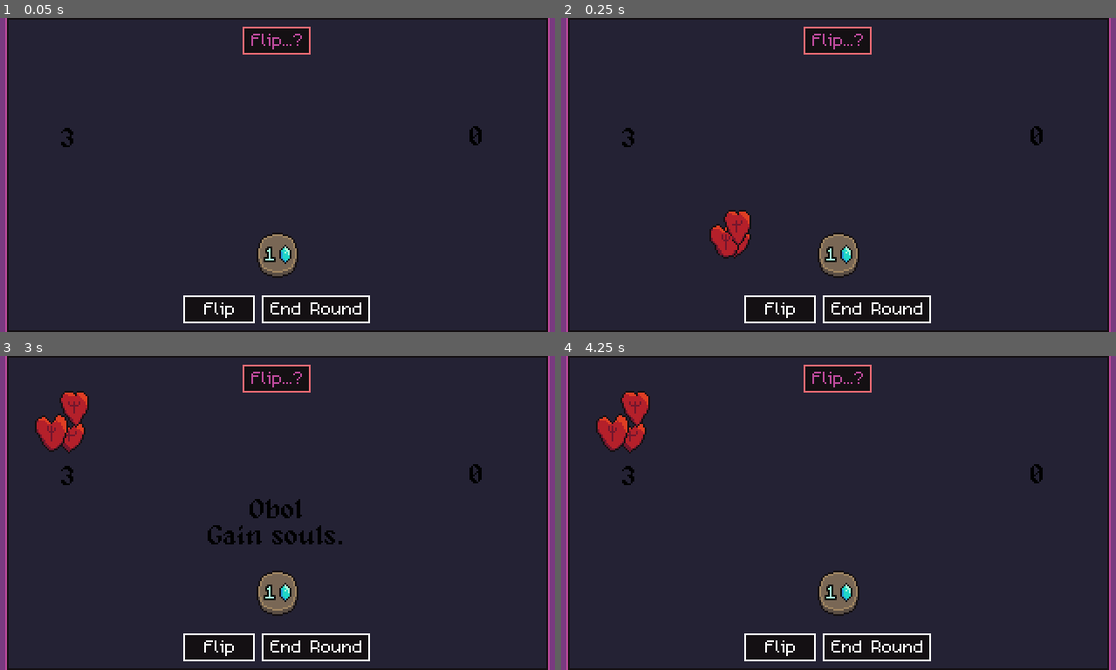
Above: before the commit, frames 1-4 (two rows, left to right).
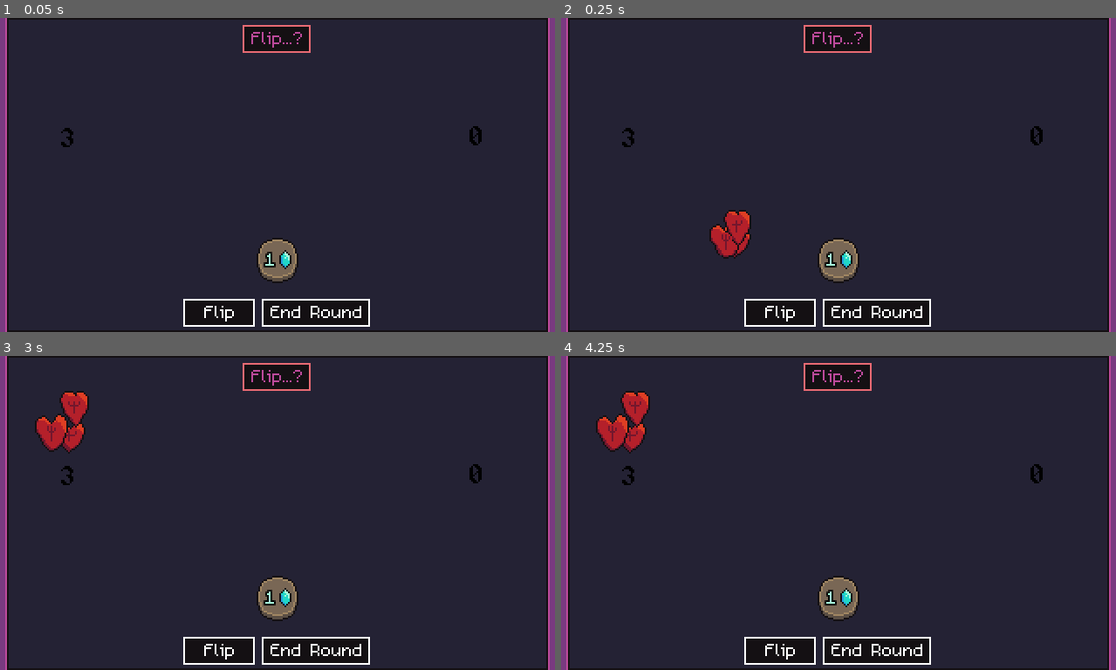
Above: after the commit, the same moments.

Repository: bdunko/Charon-s-Obol
Game: Godot game, scene res://main.tscn
Two runs of this game, one before a commit and one after it. Both use one fixed random seed, a clock stepped at 60 frames per second and the inputs below.
Inputs (mouse positions are in pixels of both pictures, inside the frame that each line leads up to):
- Up to frame 1 (0.05 s): no input
- Up to frame 2 (0.25 s): no input
- Up to frame 3 (3 s): move the mouse to (277, 377) at 0.52 s; click (277, 377) at 0.67 s; tap Enter at 1.25, 2.75 s; move the mouse to (216, 531) at 1.27 s; click (216, 531) at 1.42 s; tap Space at 2 s; move the mouse to (333, 443) at 2.02 s; click (333, 443) at 2.17 s; move the mouse to (249, 575) at 2.77 s; click (249, 575) at 2.92 s
- Up to frame 4 (4.25 s): tap Space at 3.5 s; move the mouse to (1005, 560) at 3.52 s; click (1005, 560) at 3.67 s

The runs differ from the first frame. In frame 1, 2.5% of the frame differs, in the area x 33-67%, y 2-99%; in frame 2, 2.5%; in frame 3, 3.2%; in frame 4, 2.5%.
Error in both runs: Assertion failed. (res://global.gd:139)

Commit message:
Starting shop refactor

Diff:
--- /dev/null
+++ b/active_power_label.gd
@@ -0,0 +1,15 @@
+extends Label
+
+func _ready() -> void:
+	Global.active_coin_power_changed.connect(_on_active_coin_power_changed)
+	hide()
+
+func _on_active_coin_power_changed() -> void:
+	if Global.active_coin_power == Global.Power.NONE:
+		hide()
+	else:
+		if Global.active_coin_power == Global.Power.ARROW_REFLIP:
+			text = "Arrow of Light"
+		else:
+			text = Global.active_coin_power_coin.get_subtitle()
+		show()
--- a/components/coin.gd
+++ b/components/coin.gd
@@ -15,6 +15,8 @@
 @onready var LOCKED_ICON = $LockedIcon
 @onready var BLESSED_ICON = $BlessedIcon
 @onready var CURSED_ICON = $CursedIcon
+
+var _disabled := false
 
 var _coin: Global.Coin:
 	set(val):
@@ -83,7 +85,10 @@
 
 func flip() -> void:
 	if _locked: #don't flip if locked
+		emit_signal("flip_complete")
 		return
+
+	_disabled = true # ignore input while flipping
 
 	# animate
 	_FACE_LABEL.hide() # hide text
@@ -108,6 +113,8 @@
 
 	emit_signal("flip_complete")
 
+	_disabled = false
+
 func get_store_price() -> int:
 	return _coin.get_store_price()
 
@@ -171,18 +178,28 @@
 func is_cursed() -> bool:
 	return _bless_curse_state == _BlessCurseState.CURSED
 
+func get_subtitle() -> String:
+	return _coin.get_subtitle()
+
 func upgrade_denomination() -> void:
 	_coin.upgrade_denomination()
 	update_coin_text()
+	set_animation(_Animation.FLAT) # update sprite
 
 func apply_athena_wisdom() -> void:
 	_athena_wisdom_stacks += 1
 	update_coin_text()
 
+func disable_input() -> void:
+	_disabled = true
+
+func enable_input() -> void:
+	_disabled = false
+
 func _on_clickable_area_input_event(_viewport, event, _shape_idx):
 	if event is InputEventMouseButton:
 		if event.button_index == MOUSE_BUTTON_LEFT:
-			if event.pressed:
+			if event.pressed and not _disabled:
 				emit_signal("clicked", self)
 
 func _on_clickable_area_mouse_entered():
--- a/components/coin.tscn
+++ b/components/coin.tscn
@@ -248,6 +248,21 @@
 color = Color(1, 1, 0.211765, 1)
 polygon = PackedVector2Array(14, -1, 17, -1, 18, 1, 16, 4, 14, 3, 13, 1)
 
+[node name="Price" type="RichTextLabel" parent="."]
+visible = false
+texture_filter = 1
+clip_contents = false
+custom_minimum_size = Vector2(0, 10)
+offset_left = -7.0
+offset_top = -13.0
+offset_right = 43.0
+theme_override_colors/font_outline_color = Color(0, 0, 0, 1)
+theme_override_constants/outline_size = 4
+bbcode_enabled = true
+text = "[center][color=#e12f3b]5[/color][/center][img=10x13]res://assets/icons/soul_fragment_blue_icon.png[/img]"
+scroll_active = false
+autowrap_mode = 2
+
 [connection signal="input_event" from="Sprite/ClickableArea" to="." method="_on_clickable_area_input_event"]
 [connection signal="mouse_entered" from="Sprite/ClickableArea" to="." method="_on_clickable_area_mouse_entered"]
 [connection signal="mouse_exited" from="Sprite/ClickableArea" to="." method="_on_clickable_area_mouse_exited"]
--- a/global.gd
+++ b/global.gd
@@ -107,7 +107,7 @@
 
 class CoinFamily:
 	var of_suffix: String
-	var store_subtitle: String
+	var subtitle: String
 	var store_price_for_denom: Array[int]
 	var heads_fragments_for_denom: Array[int]
 	var tails_life_loss_for_denom: Array[int]
@@ -118,12 +118,12 @@
 	var tails_icon_path: String
 
 	func _init(suffix: String,
-			subtitle: String, prices: Array[int],
+			sub_title: String, prices: Array[int],
 			fragments_on_heads: Array[int], life_loss_on_tails: Array[int],
 			coin_power: Power, power_str: String, power_uses: Array[int],
 			heads_icon: String, tails_icon: String) -> void:
 		of_suffix = suffix
-		store_subtitle = subtitle
+		subtitle = sub_title
 		store_price_for_denom = prices
 
 		heads_fragments_for_denom = fragments_on_heads
@@ -168,31 +168,14 @@
 	func get_denomination() -> Denomination:
 		return _denomination
 
-	func get_store_subtitle() -> String:
-		return _coin_family.store_subtitle
+	func get_subtitle() -> String:
+		return _coin_family.subtitle
 
 	func get_heads_icon_path() -> String:
 		return _coin_family.heads_icon_path
 
 	func get_tails_icon_path() -> String:
 		return _coin_family.tails_icon_path
-
-	const _STORE_DESCRIPTION_FORMAT = "Heads: %s\nTails: %s"
-	func get_store_description() -> String:
-		var heads_effect = "Nothing happens."
-		var tails_effect = "Nothing happens."
-
-		if get_fragments() != 0:
-			assert(_coin_family.power == Power.NONE)
-			heads_effect = "+%d Frags" % get_fragments()
-		else:
-			heads_effect = "%d %s" % [get_max_power_uses(), get_power_string()]
-
-
-		if get_life_loss() != 0:
-			tails_effect = "-%d Life" % get_life_loss()
-
-		return _STORE_DESCRIPTION_FORMAT % [heads_effect, tails_effect]
 
 	func get_name() -> String:
 		match(_denomination):
--- a/main.gd
+++ b/main.gd
@@ -22,7 +22,7 @@
 @onready var _BLUE_SOUL_FRAGMENT_PILE_POINT: Vector2 = $Points/BlueSoulFragmentPile.position
 @onready var _ARROW_PILE_POINT: Vector2 = $Points/ArrowPile.position
 
-@onready var _VOYAGE: Voyage = $Voyage
+@onready var _VOYAGE: Voyage = $UI/Voyage
 
 func _ready() -> void:
 	assert(_COIN_ROW)
@@ -56,7 +56,6 @@
 		#todo - anim
 		arrow.queue_free()
 
-
 	while _ARROWS.get_child_count() < Global.arrows:
 		# add more arrows
 		var arrow: Arrow = _ARROW_SCENE.instantiate()
@@ -128,19 +127,31 @@
 	# make a single starting coin
 	_gain_coin(Global.make_coin(Global.GENERIC_FAMILY, Global.Denomination.OBOL))
 
+	# debug
+	#Global.fragments = 100
+	#Global.lives = 100
+	#_gain_coin(Global.make_coin(Global.ZEUS_FAMILY, Global.Denomination.TETROBOL))
+
+
 	_RESET_BUTTON.hide()
 	Global.state = Global.State.BEFORE_FLIP
 
 var flips_completed = 0
 
 func _on_flip_complete() -> void:
+	if Global.state == Global.State.AFTER_FLIP:
+		return #ignore reflips such as Zeus
+
 	flips_completed += 1
 
 	# if every flip is done
 	if flips_completed == _COIN_ROW.get_child_count():
 		Global.state = Global.State.AFTER_FLIP
+		_PLAYER_TEXTBOXES.show()
 
 func _on_flip_button_pressed() -> void:
+	_PLAYER_TEXTBOXES.hide()
+
 	# flip all the coins
 	flips_completed = 0
 	for coin in _COIN_ROW.get_children() :
@@ -211,6 +222,7 @@
 func _gain_coin_entity(coin: CoinEntity):
 	_COIN_ROW.add_child(coin)
 	coin.clicked.connect(_on_coin_clicked)
+	coin.flip_complete.connect(_on_flip_complete)
 	Global.coin_value += coin.get_value()
 
 func _on_coin_clicked(coin: CoinEntity):
--- a/main.tscn
+++ b/main.tscn
@@ -19,6 +19,7 @@
 [ext_resource type="PackedScene" uid="uid://bedblkbwue803" path="res://ui/textbox.tscn" id="13_kjj73"]
 [ext_resource type="Texture2D" uid="uid://bvm3hdbvg6vry" path="res://assets/ninepatch/charon_dialogue_9patch.png" id="14_une3h"]
 [ext_resource type="Script" path="res://ui/charon_textbox.gd" id="15_jk3ch"]
+[ext_resource type="Script" path="res://active_power_label.gd" id="15_vfx1c"]
 
 [node name="Game" type="Node2D"]
 script = ExtResource("1_68se7")
@@ -34,9 +35,9 @@
 [node name="UI" type="CanvasLayer" parent="."]
 
 [node name="CharonTextbox" type="BoxContainer" parent="UI"]
-offset_top = 5.0
+offset_top = 4.0
 offset_right = 320.0
-offset_bottom = 21.0
+offset_bottom = 20.0
 alignment = 1
 script = ExtResource("15_jk3ch")
 
@@ -52,9 +53,9 @@
 
 [node name="PlayerTextboxs" type="HBoxContainer" parent="UI"]
 offset_left = 6.0
-offset_top = 159.0
+offset_top = 161.0
 offset_right = 314.0
-offset_bottom = 175.0
+offset_bottom = 177.0
 alignment = 1
 
 [node name="FlipButton" parent="UI/PlayerTextboxs" instance=ExtResource("13_kjj73")]
@@ -124,9 +125,9 @@
 [node name="PowerLabel" type="Label" parent="UI"]
 texture_filter = 1
 offset_left = 9.0
-offset_top = 74.0
+offset_top = 69.0
 offset_right = 310.0
-offset_bottom = 119.0
+offset_bottom = 114.0
 theme_override_colors/font_color = Color(0, 0, 0, 1)
 theme_override_constants/line_spacing = 0
 theme_override_fonts/font = ExtResource("10_5ty3u")
@@ -138,6 +139,23 @@
 vertical_alignment = 1
 autowrap_mode = 2
 script = ExtResource("10_aytg2")
+
+[node name="ActivePowerLabel" type="Label" parent="UI"]
+visible = false
+texture_filter = 1
+offset_left = 86.0
+offset_top = 31.0
+offset_right = 238.0
+offset_bottom = 76.0
+theme_override_colors/font_color = Color(0, 0, 0, 1)
+theme_override_constants/line_spacing = 0
+theme_override_fonts/font = ExtResource("10_5ty3u")
+theme_override_font_sizes/font_size = 16
+text = "Destroy"
+horizontal_alignment = 1
+vertical_alignment = 1
+autowrap_mode = 2
+script = ExtResource("15_vfx1c")
 
 [node name="ResetButton" type="Button" parent="UI"]
 visible = false
@@ -152,9 +170,9 @@
 visible = false
 texture_filter = 1
 offset_left = -76.0
-offset_top = 13.0
+offset_top = 23.0
 offset_right = 372.0
-offset_bottom = 29.0
+offset_bottom = 39.0
 text = "Can't do that!"
 horizontal_alignment = 1
 script = ExtResource("7_gwofi")
@@ -164,15 +182,15 @@
 
 [node name="Voyage" parent="UI" instance=ExtResource("7_o62wp")]
 visible = false
-position = Vector2(150, 27)
+position = Vector2(64, 34)
 
 [node name="Table" type="Node2D" parent="."]
 
 [node name="CoinRow" type="HBoxContainer" parent="Table"]
 offset_left = 6.0
-offset_top = 117.0
+offset_top = 120.0
 offset_right = 314.0
-offset_bottom = 153.0
+offset_bottom = 156.0
 size_flags_horizontal = 4
 size_flags_vertical = 4
 mouse_filter = 2
@@ -211,11 +229,10 @@
 size_flags_vertical = 8
 
 [node name="Shop" type="HBoxContainer" parent="Table"]
-visible = false
 offset_left = 77.0
-offset_top = 18.0
+offset_top = 16.0
 offset_right = 243.0
-offset_bottom = 78.0
+offset_bottom = 76.0
 mouse_filter = 2
 theme_override_constants/separation = 14
 alignment = 1
@@ -240,9 +257,6 @@
 
 [node name="GodCoinShopItem3" parent="Table/Shop/GodCoinContainer" instance=ExtResource("3_d2o1n")]
 layout_mode = 2
-
-[node name="Voyage" parent="." instance=ExtResource("7_o62wp")]
-position = Vector2(64, 34)
 
 [node name="Arrows" type="Node" parent="."]
 
--- a/ui/voyage.gd
+++ b/ui/voyage.gd
@@ -20,6 +20,6 @@
 func move_boat(round_count: int) -> void:
 	await Global.delay(0.3)
 	var tween = create_tween()
-	tween.tween_property(_SHIP, "position:x", _BOAT_POSITION_FOR_ROUND[round_count], 1.5).set_trans(Tween.TRANS_LINEAR)
+	tween.tween_property(_SHIP, "position:x", _BOAT_POSITION_FOR_ROUND[round_count], 1.0).set_trans(Tween.TRANS_LINEAR)
 	await tween.finished
-	await Global.delay(1.0)
+	await Global.delay(0.3)
--- a/ui/voyage.tscn
+++ b/ui/voyage.tscn
@@ -34,7 +34,7 @@
 centered = false
 
 [node name="Ship" type="Sprite2D" parent="."]
-position = Vector2(15, 14)
+position = Vector2(15, 15)
 texture = ExtResource("2_mka22")
 centered = false
 
Not shown: 1 places in main.tscn that only renumber resources
